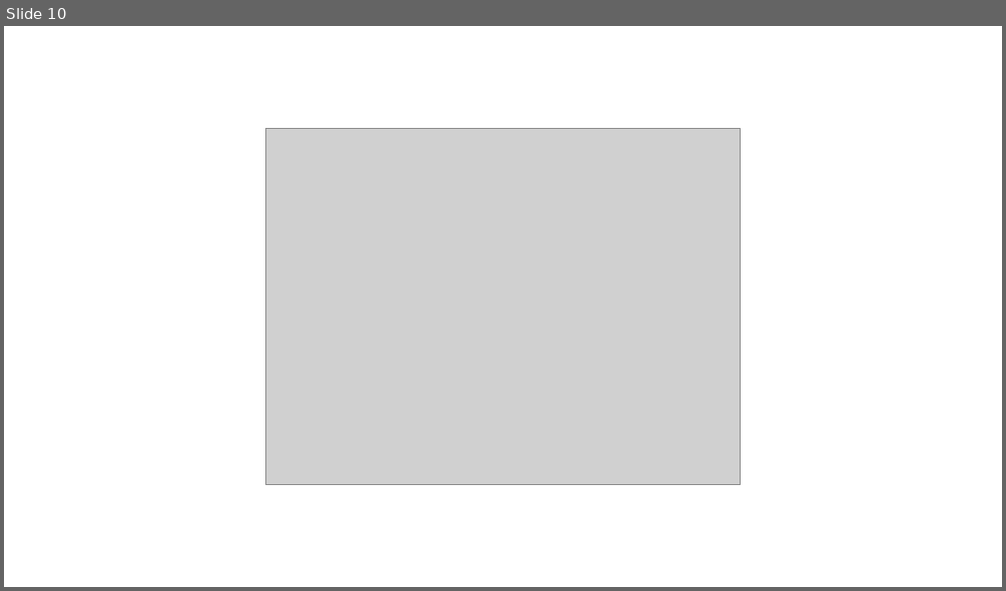
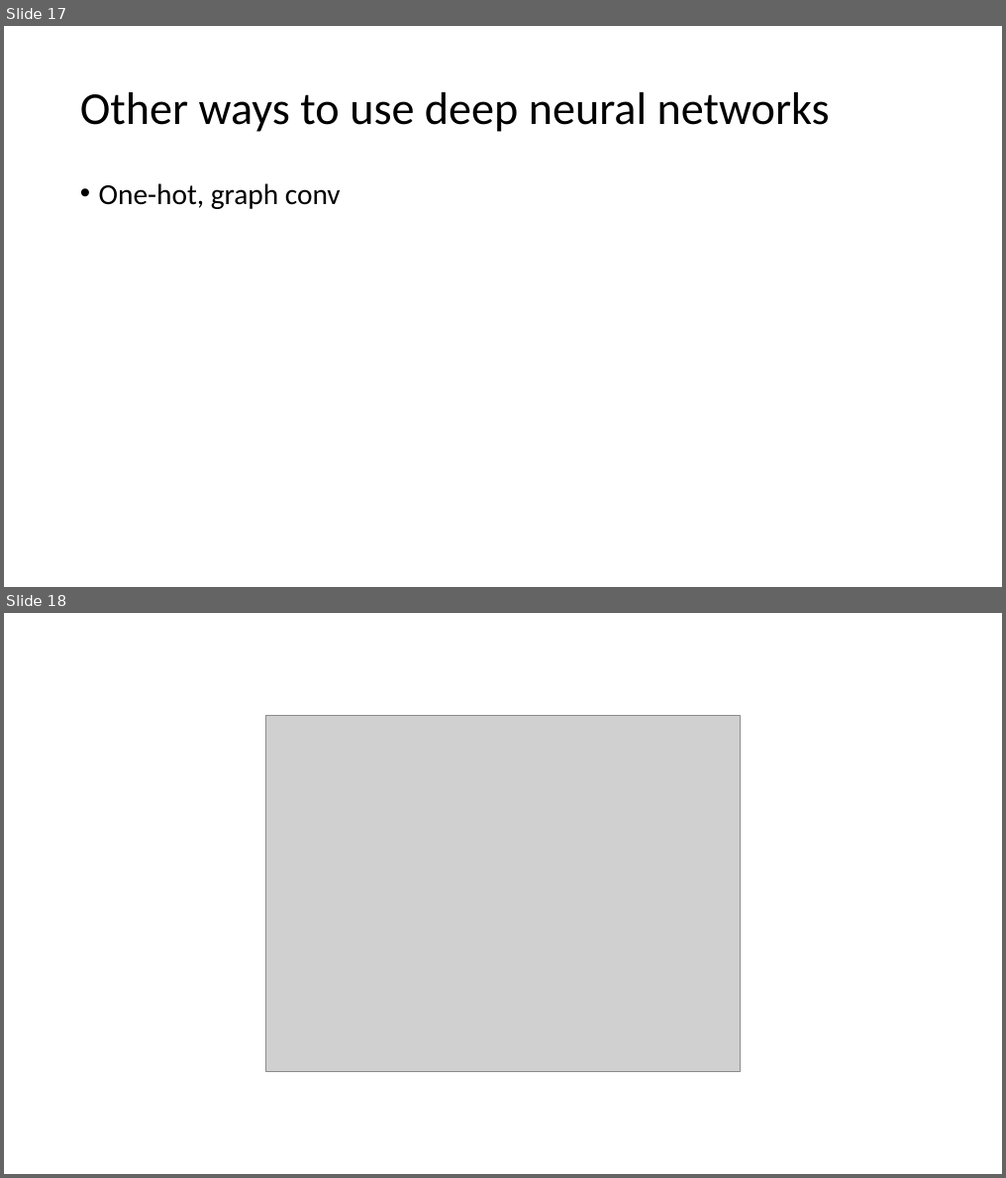
Before and after one commit to avanteijlingen/Tutorial-SB06, a slide deck: ActiveLearning.pptx. Shown one above the other, each under a label of ours: slide 10 before the commit, slides 17 and 18 after it. The pictures are 1006x591 and 1006x1178 pixels, drawn with LibreOffice and Linux fonts; fonts in the diff are those of the drawing; grey boxes stand for pictures. Boxes give left, top, right and bottom in pixels: in the first picture for what was removed or moved away, otherwise in the second. Text is boxed around its words. In the diff, an @@ line names an element or a change of style, - is before the commit and + after.

```diff
--- a/ActiveLearning.pptx
+++ b/ActiveLearning.pptx
@@ slide 17 added at (x1=4, y1=26, x2=1002, y2=587), background #FFFFFF @@
@@ title added at (x1=80, y1=92, x2=830, y2=132), 44 pt, text #000000 @@
+Other ways to use deep neural networks
@@ text added at (x1=99, y1=183, x2=341, y2=209), 28 pt, text #000000 @@
+• One-hot, graph conv
@@ what was slide 10 is now slide 18 @@
```
Also in this commit, not shown: 1 slide changed, 8 other slides added, 2 slides removed.
